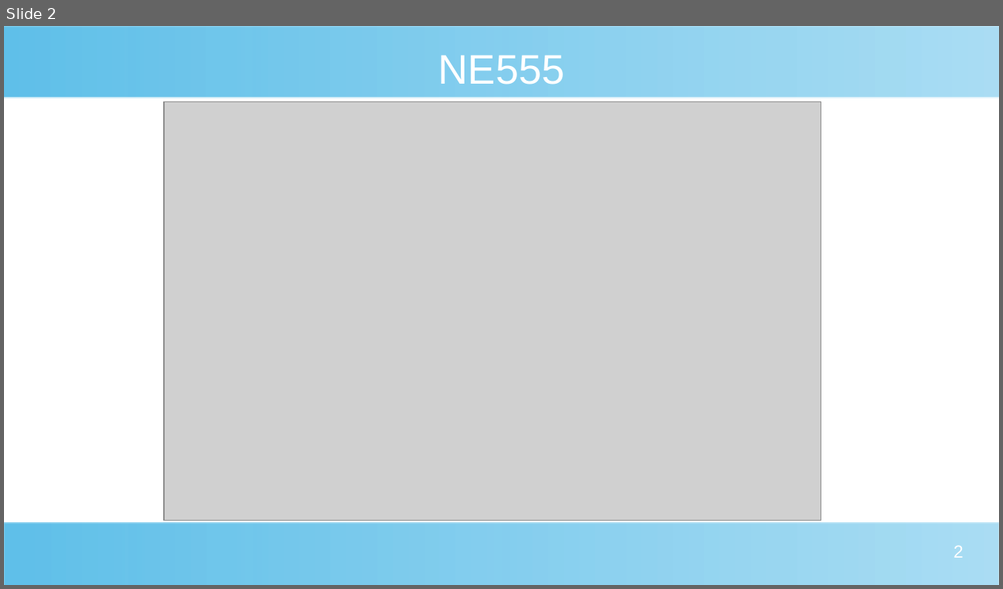
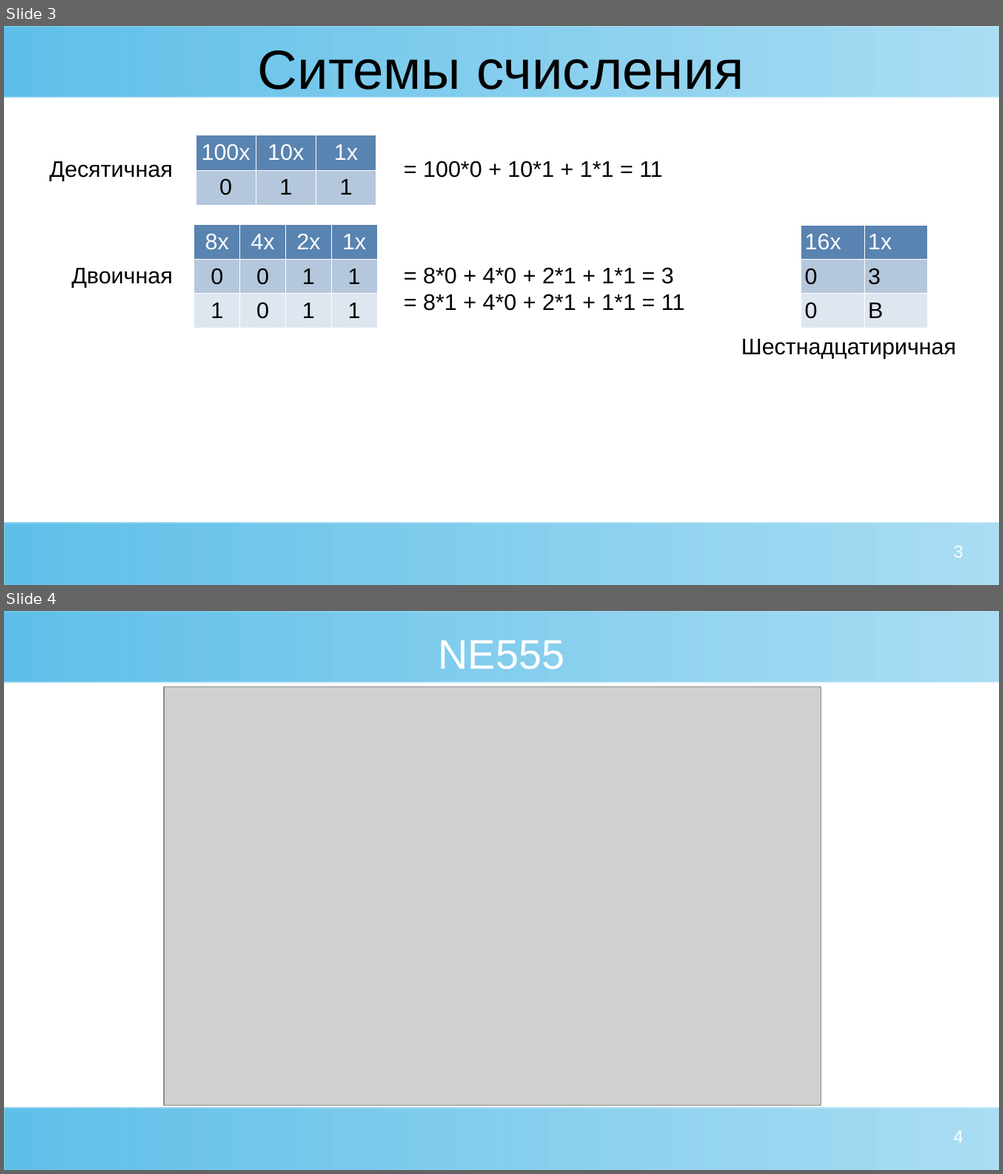
Before and after one commit to roman-khvatov/RoboWay, a slide deck: SummerCamp/day2.pptx. Shown one above the other, each under a label of ours: slide 2 before the commit, slides 3 and 4 after it. The pictures are 1003x589 and 1003x1174 pixels, drawn with LibreOffice and Linux fonts; fonts in the diff are those of the drawing; grey boxes stand for pictures. Boxes give left, top, right and bottom in pixels: in the first picture for what was removed or moved away, otherwise in the second. Text is boxed around its words. In the diff, an @@ line names an element or a change of style, - is before the commit and + after.

```diff
--- a/SummerCamp/day2.pptx
+++ b/SummerCamp/day2.pptx
@@ slide 3 added at <box>4,26,999,585</box>, background #FFFFFF; not listed: 2 template elements that a slide beside it also shows @@
@@ title added at <box>258,50,744,99</box>, 44 pt, text #000000 @@
+Ситемы счисления
@@ table added at <box>196,136,377,206</box>, 2 rows, 3 columns @@
+100x | 10x | 1x
+0 | 1 | 1
@@ text added at <box>49,161,172,181</box>, 18 pt, text #000000 @@
+Десятичная
@@ text added at <box>423,161,663,178</box>, 18 pt, text #000000 @@
+= 100*0 + 10*1 + 1*1 = 11
@@ table added at <box>194,226,378,322</box>, 3 rows, 4 columns @@
+8x | 4x | 2x | 1x
+0 | 0 | 1 | 1
+1 | 0 | 1 | 1
@@ table added at <box>801,226,928,322</box>, 3 rows, 2 columns @@
+16x | 1x
+0 | 3
+0 | B
@@ text added at <box>71,268,173,288</box>, 18 pt, text #000000 @@
+Двоичная
@@ text added at <box>423,267,685,311</box>, 18 pt, text #000000 @@
+= 8*0 + 4*0 + 2*1 + 1*1 = 3
+= 8*1 + 4*0 + 2*1 + 1*1 = 11
@@ text added at <box>741,339,956,359</box>, 18 pt, text #000000 @@
+Шестнадцатиричная
@@ page number added at <box>953,545,963,558</box>, 14 pt, text #FFFFFF @@
+3
@@ what was slide 2 is now slide 4 @@
@@ page number at <box>953,1131,963,1143</box>: text changed @@
-2
+4
```
Also in this commit, not shown: 1 other slide added.
